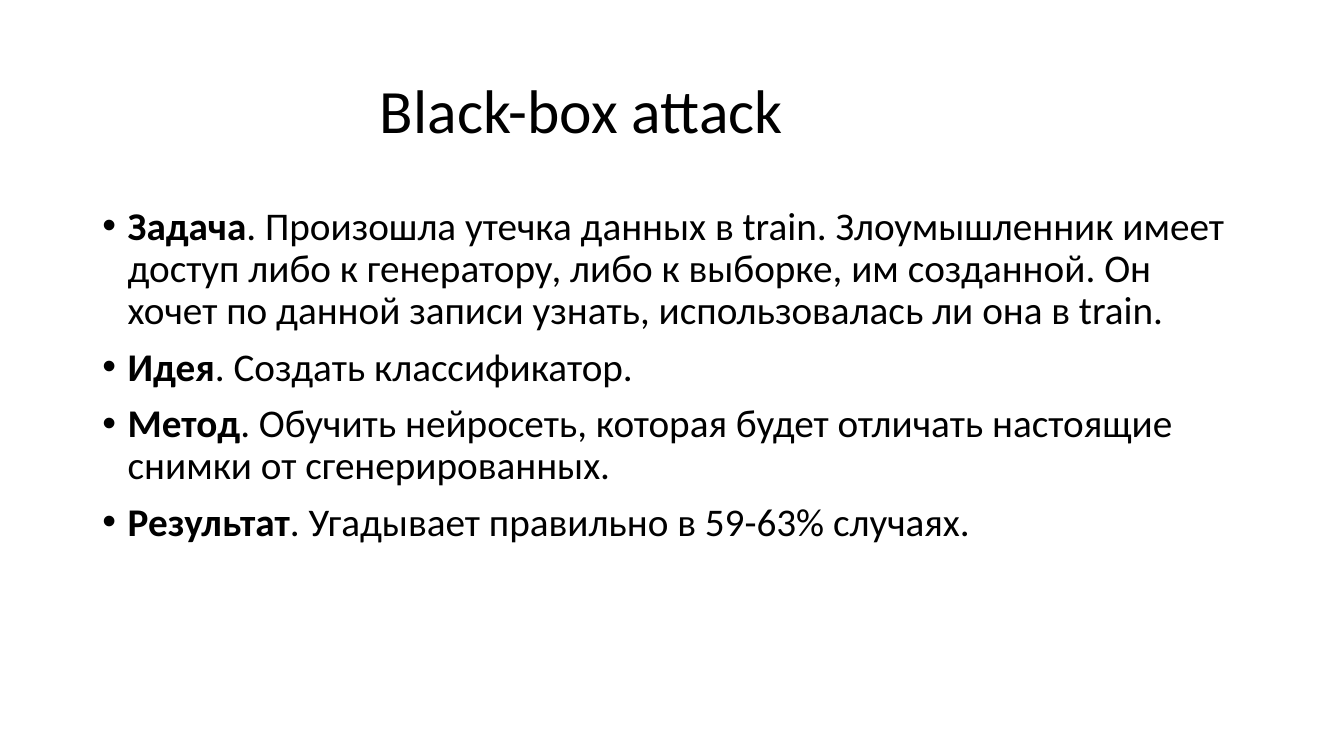
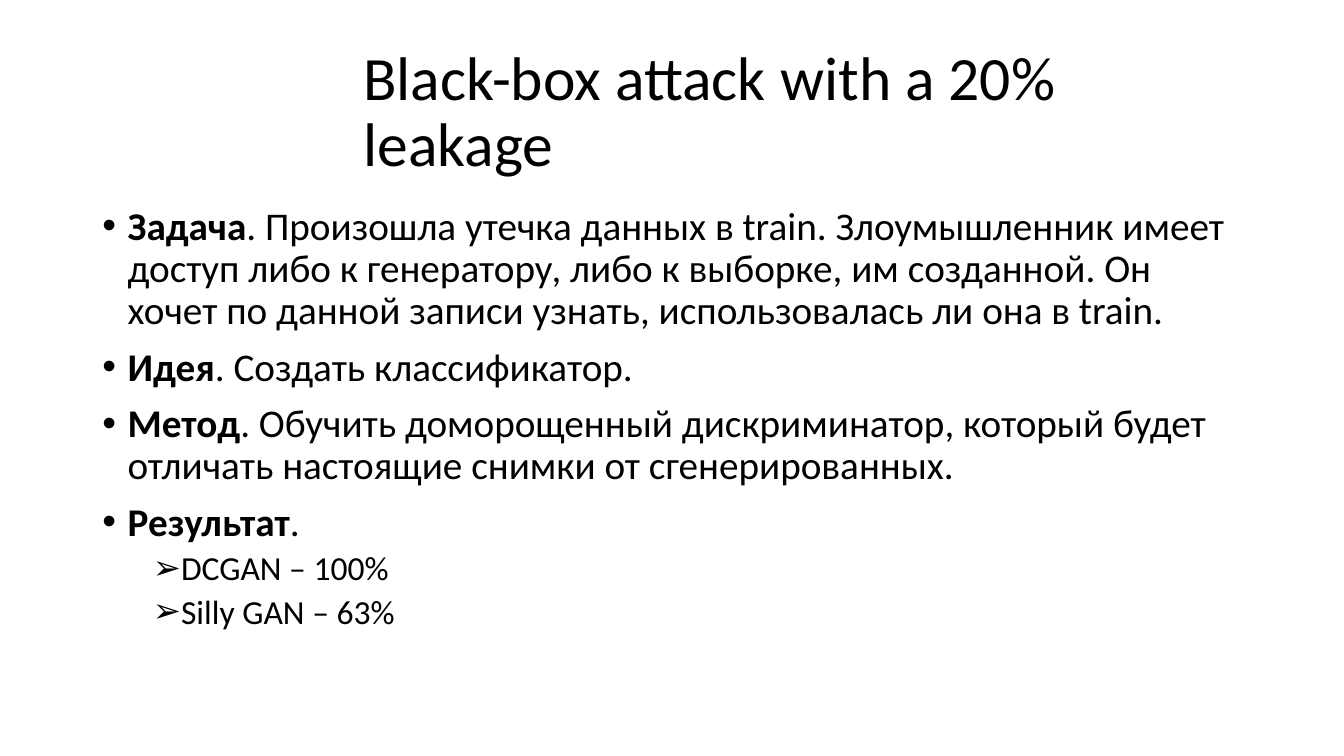
Before and after one commit to Private-ML/gan, a slide deck: slide 8 of GAN MNIST/some slides.pptx (slide 6 before the commit). Drawn at 1344x756 pixels with LibreOffice and Linux fonts; fonts in the diff are those of the drawing; background and template pictures are left out. Boxes give left, top, right and bottom in pixels: in the first picture for what was removed or moved away, otherwise in the second. Text is boxed around its words. In the diff, an @@ line names an element or a change of style, - is before the commit and + after.

```diff
--- a/GAN MNIST/some slides.pptx
+++ b/GAN MNIST/some slides.pptx
@@ title at (x1=363, y1=57, x2=1055, y2=177): text changed @@
-Black-box attack
+Black-box attack with a 20% leakage
@@ text at (x1=128, y1=410, x2=1206, y2=630): text changed @@
-• Метод. Обучить нейросеть, которая будет отличать настоящие снимки от сгенерированных.
-• Результат. Угадывает правильно в 59-63% случаях.
+• Метод. Обучить доморощенный дискриминатор, который будет отличать настоящие снимки от сгенерированных.
+• Результат.
+  ➢ DCGAN – 100%
+  ➢ Silly GAN – 63%
```
Also in this commit, not shown: 4 other slides changed, 8 slides added.
